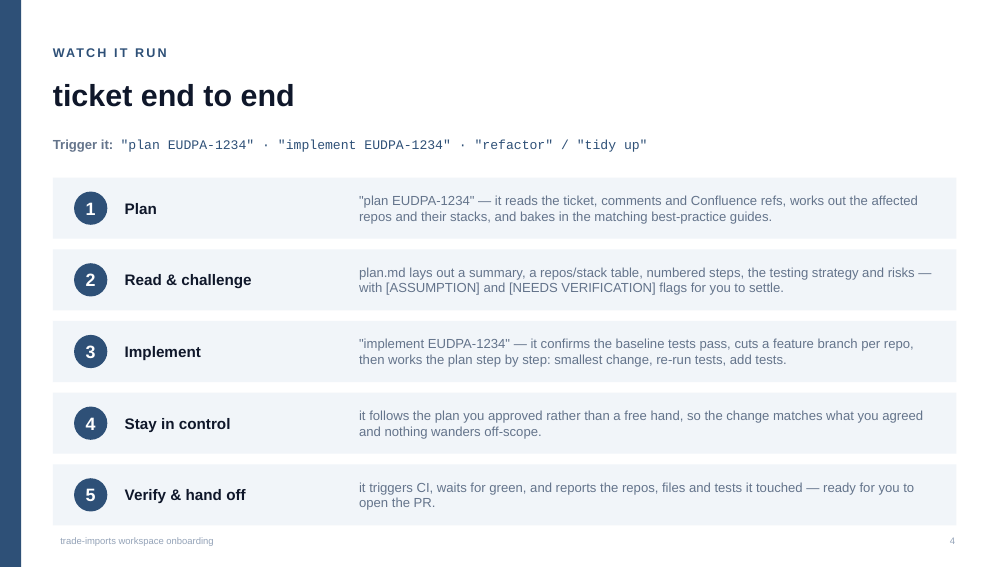
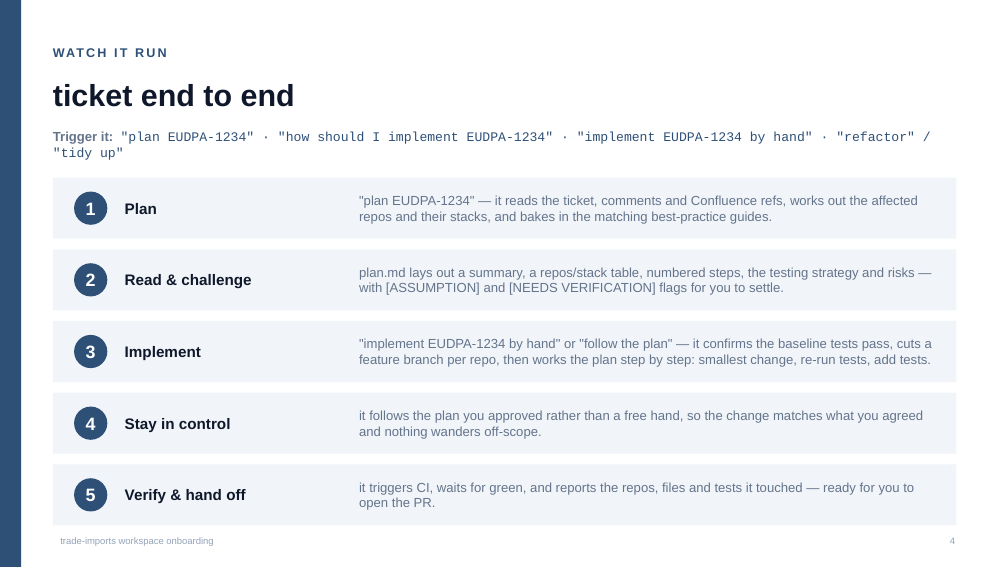
Before and after one commit to DEFRA/trade-imports-workspace, a slide deck: slide 4 of docs/onboarding/02-ticket.pptx. Drawn at 1008x567 pixels with LibreOffice and Linux fonts; fonts in the diff are those of the drawing. Boxes give left, top, right and bottom in pixels: in the first picture for what was removed or moved away, otherwise in the second. Text is boxed around its words. In the diff, an @@ line names an element or a change of style, - is before the commit and + after.

```diff
--- a/docs/onboarding/02-ticket.pptx
+++ b/docs/onboarding/02-ticket.pptx
@@ text at <box>53,131,915,160</box>: text changed @@
-Trigger it: "plan EUDPA-1234" · "implement EUDPA-1234" · "refactor" / "tidy up"
+Trigger it: "plan EUDPA-1234" · "how should I implement EUDPA-1234" · "implement EUDPA-1234 by hand" · "refactor" / "tidy up"
@@ text at <box>359,338,932,367</box>: text changed @@
-"implement EUDPA-1234" — it confirms the baseline tests pass, cuts a feature branch per repo, then works the plan step by step: smallest change, re-run tests, add tests.
+"implement EUDPA-1234 by hand" or "follow the plan" — it confirms the baseline tests pass, cuts a feature branch per repo, then works the plan step by step: smallest change, re-run tests, add tests.
```
Also in this commit, not shown: 2 other slides changed, 5 other files.
